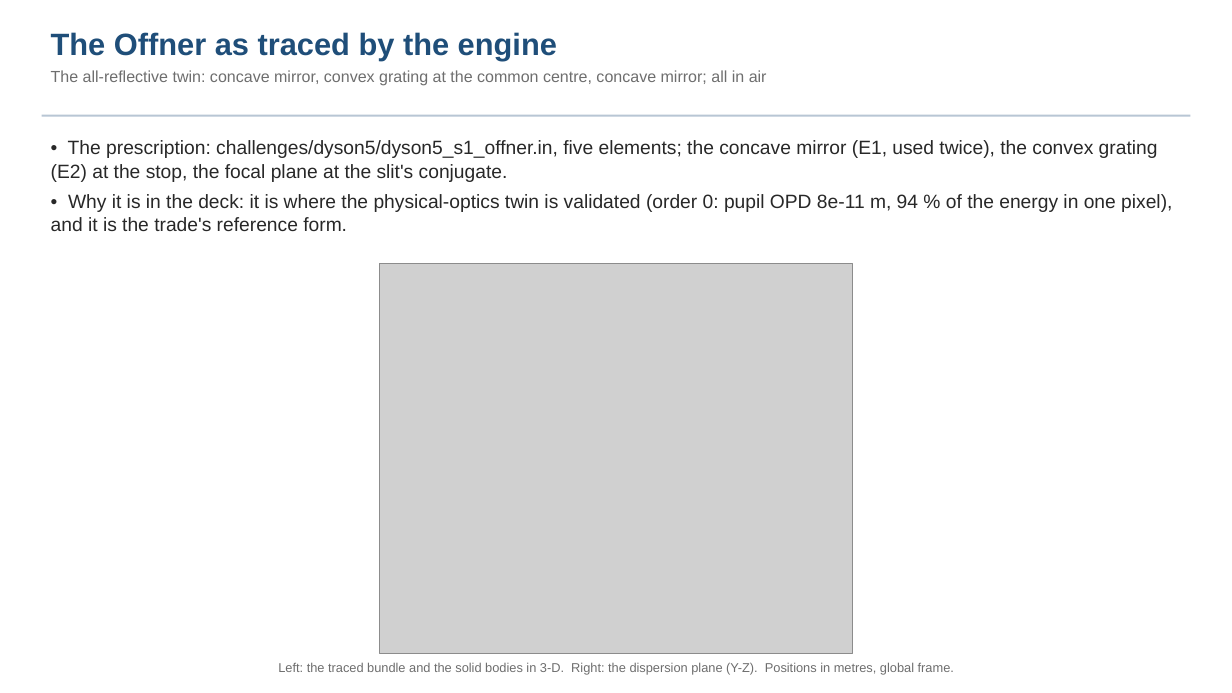
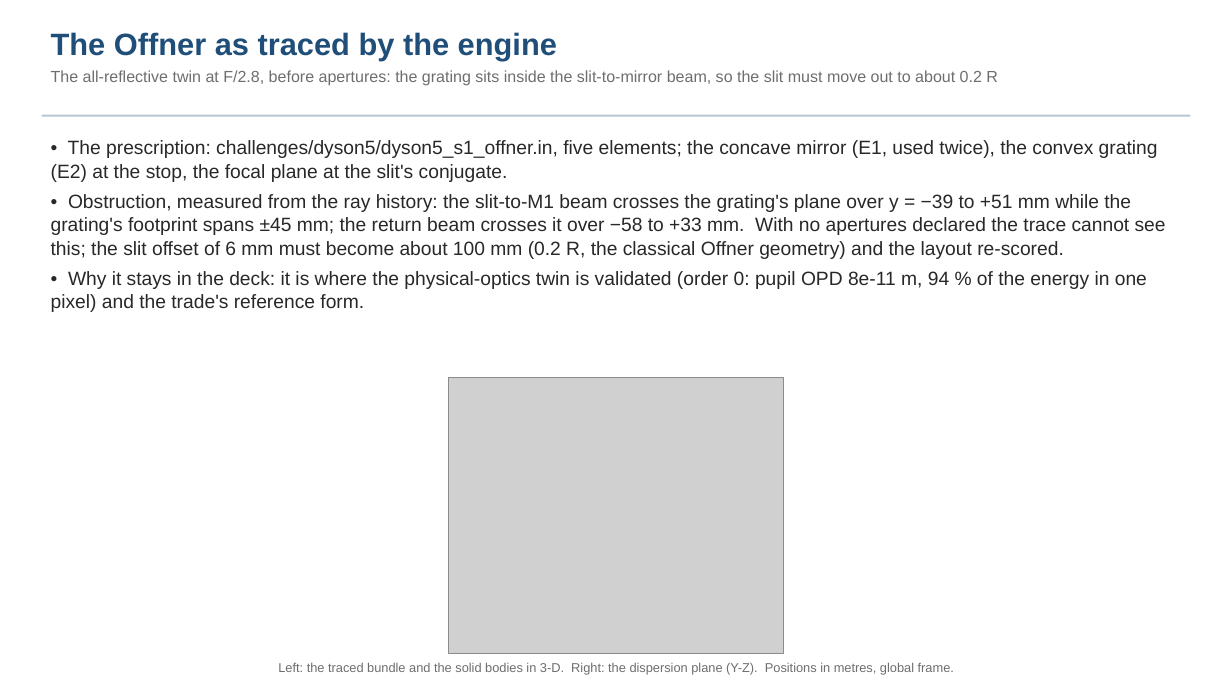
Before and after one commit to nasa-jpl/macos, a slide deck: slide 5 of demo_session/deck_dyson.pptx. Drawn at 1232x693 pixels with LibreOffice and Linux fonts; fonts in the diff are those of the drawing; grey boxes stand for pictures. Boxes give left, top, right and bottom in pixels: in the first picture for what was removed or moved away, otherwise in the second. Text is boxed around its words. In the diff, an @@ line names an element or a change of style, - is before the commit and + after.

```diff
--- a/demo_session/deck_dyson.pptx
+++ b/demo_session/deck_dyson.pptx
@@ text at box(51, 70, 998, 86): text changed @@
-The all-reflective twin: concave mirror, convex grating at the common centre, concave mirror; all in air
+The all-reflective twin at F/2.8, before apertures: the grating sits inside the slit-to-mirror beam, so the slit must move out to about 0.2 R
@@ text at box(51, 194, 1166, 312): text changed @@
-• Why it is in the deck: it is where the physical-optics twin is validated (order 0: pupil OPD 8e-11 m, 94 % of the energy in one pixel), and it is the trade's reference form.
+• Obstruction, measured from the ray history: the slit-to-M1 beam crosses the grating's plane over y = −39 to +51 mm while the grating's footprint spans ±45 mm; the return beam crosses it over −58 to +33 mm. With no apertures declared the trace cannot see this; the slit offset of 6 mm must become about 100 mm (0.2 R, the classical Offner geometry) and the layout re-scored.
+• Why it stays in the deck: it is where the physical-optics twin is validated (order 0: pupil OPD 8e-11 m, 94 % of the energy in one pixel) and the trade's reference form.
@@ picture: place and size @@
-picture at box(379, 263, 853, 653)
+picture at box(448, 378, 783, 653)
```
Also in this commit, not shown: 1 other slide changed, 3 other files.
